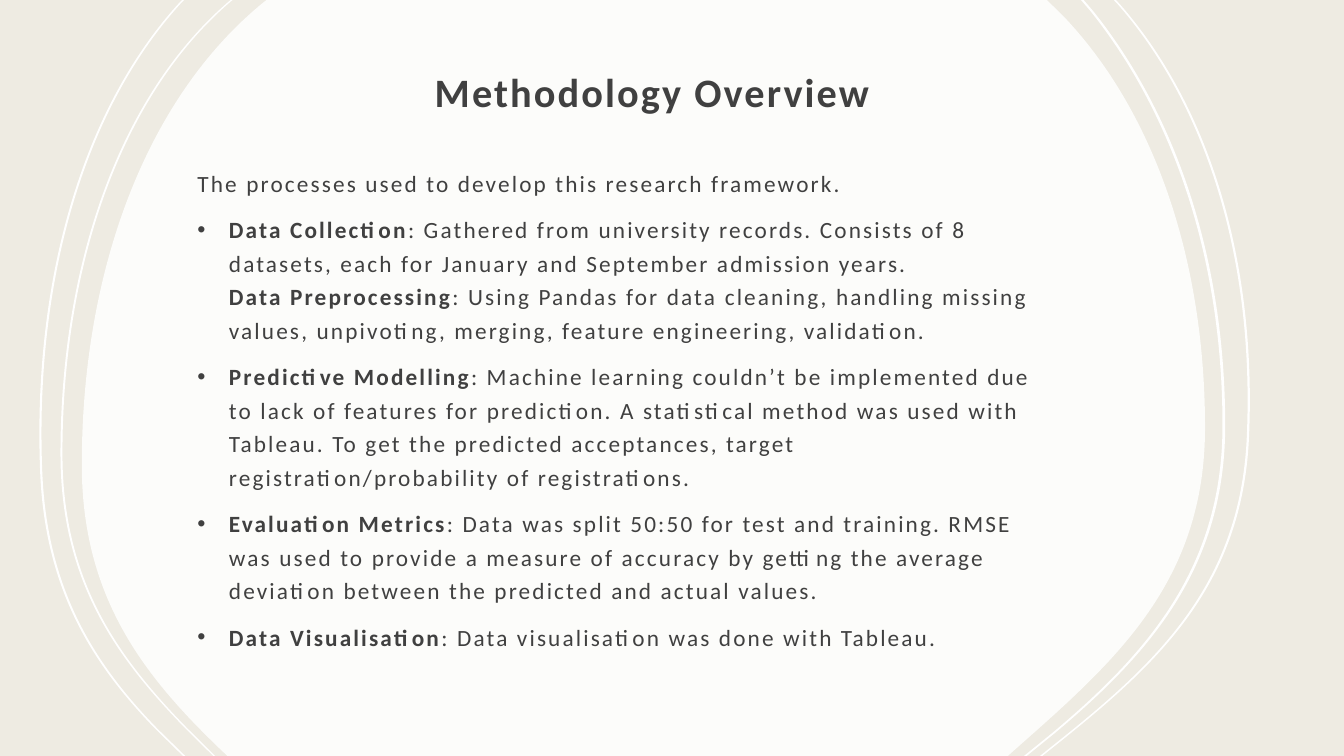
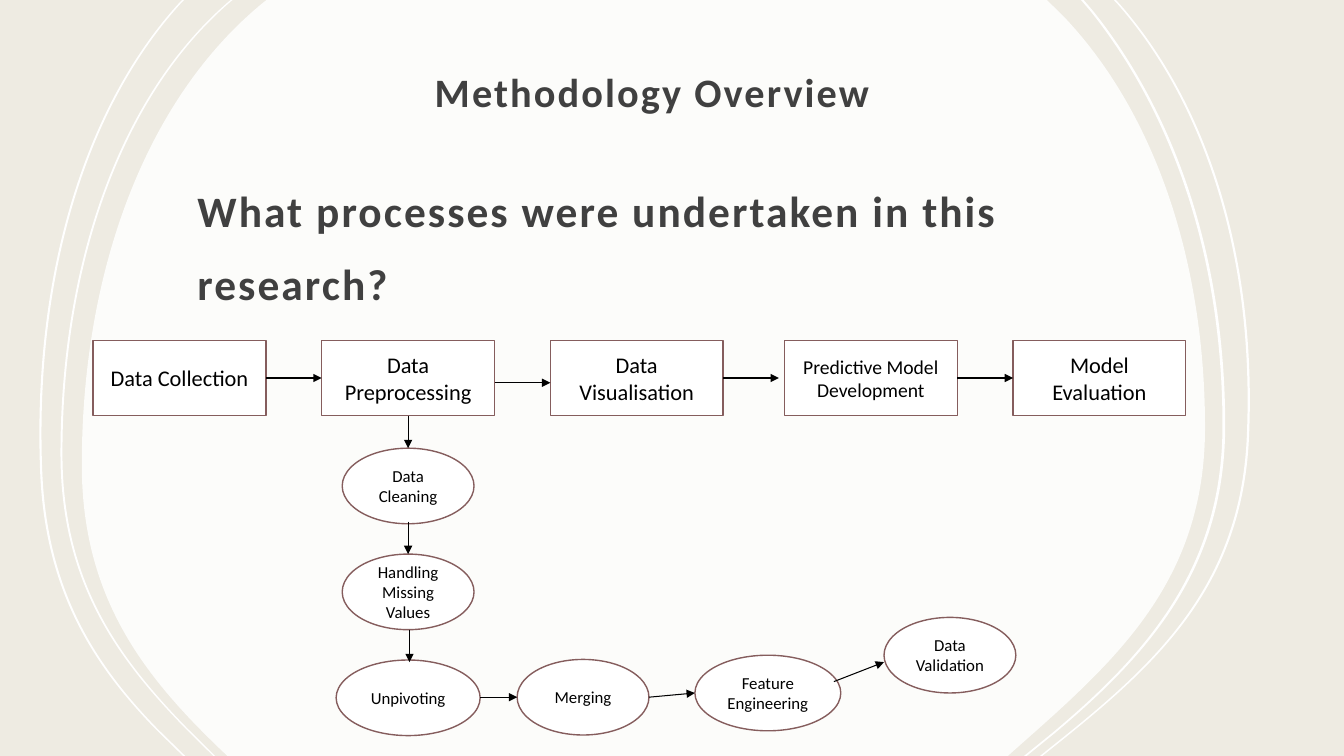
Before and after one commit to kene-onwumbiko/Masters_Final_Project, a slide deck: slide 4 of Chidera - MSc Applied Data Science - Project Presentation.pptx. Drawn at 1344x756 pixels with LibreOffice and Linux fonts; fonts in the diff are those of the drawing; background and template pictures are left out. Boxes give left, top, right and bottom in pixels: in the first picture for what was removed or moved away, otherwise in the second. Text is boxed around its words. In the diff, an @@ line names an element or a change of style, - is before the commit and + after.

```diff
--- a/Chidera - MSc Applied Data Science - Project Presentation.pptx
+++ b/Chidera - MSc Applied Data Science - Project Presentation.pptx
@@ text at box(197, 196, 994, 301): text changed; size 16.6 to 31 pt; bold on @@
-The processes used to develop this research framework.
-• Data Collection: Gathered from university records. Consists of 8 datasets, each for January and September admission years.
-  Data Preprocessing: Using Pandas for data cleaning, handling missing values, unpivoting, merging, feature engineering, validation.
-• Predictive Modelling: Machine learning couldn’t be implemented due to lack of features for prediction. A statistical method was used with Tableau. To get the predicted acceptances, target registration/probability of registrations.
-• Evaluation Metrics: Data was split 50:50 for test and training. RMSE was used to provide a measure of accuracy by getting the average deviation between the predicted and actual values.
-• Data Visualisation: Data visualisation was done with Tableau.
+What processes were undertaken in this research?
@@ rectangle added at box(93, 341, 265, 416), fill #FFFFFF, outline #855D5D 1 pt, 16 pt, text #000000 @@
+Data Collection
@@ rectangle added at box(322, 341, 494, 416), fill #FFFFFF, outline #855D5D 1 pt, 16 pt, text #000000 @@
+Data Preprocessing
@@ rectangle added at box(551, 341, 723, 416), fill #FFFFFF, outline #855D5D 1 pt, 16 pt, text #000000 @@
+Data Visualisation
@@ rectangle added at box(784, 341, 957, 416), fill #FFFFFF, outline #855D5D 1 pt, 14 pt, text #000000 @@
+Predictive Model Development
@@ rectangle added at box(1013, 341, 1186, 416), fill #FFFFFF, outline #855D5D 1 pt, 16 pt, text #000000 @@
+Model Evaluation
@@ arrow added from (266, 378) to (322, 378), #000000 0.75 pt @@
@@ arrow added from (495, 383) to (551, 383), #000000 0.75 pt @@
@@ arrow added from (723, 378) to (779, 378), #000000 0.75 pt @@
@@ arrow added from (958, 378) to (1013, 378), #000000 0.75 pt @@
@@ arrow added from (408, 415) to (408, 449), #000000 0.75 pt @@
@@ ellipse added at box(343, 449, 475, 524), fill #FFFFFF, outline #855D5D 1 pt, 12 pt, text #000000 @@
+Data Cleaning
@@ arrow added from (408, 522) to (408, 555), #000000 0.75 pt @@
@@ ellipse added at box(343, 555, 475, 630), fill #FFFFFF, outline #855D5D 1 pt, 12 pt, text #000000 @@
+Handling Missing Values
@@ ellipse added at box(884, 618, 1016, 694), fill #FFFFFF, outline #855D5D 1 pt, 12 pt, text #000000 @@
+Data Validation
@@ arrow added from (409, 630) to (409, 662), #000000 0.75 pt @@
@@ ellipse added at box(517, 659, 649, 735), fill #FFFFFF, outline #855D5D 1 pt, 12 pt, text #000000 @@
+Merging
@@ ellipse added at box(695, 655, 841, 731), fill #FFFFFF, outline #855D5D 1 pt, 12 pt, text #000000 @@
+Feature Engineering
@@ ellipse added at box(336, 660, 480, 736), fill #FFFFFF, outline #855D5D 1 pt, 12 pt, text #000000 @@
+Unpivoting
@@ arrow added from (834, 682) to (884, 662), #000000 0.75 pt @@
@@ arrow added from (480, 698) to (517, 698), #000000 0.75 pt @@
@@ arrow added from (649, 698) to (695, 694), #000000 0.75 pt @@
```
Also in this commit, not shown: 4 other slides changed, 2 slides added, 7 slides removed.
